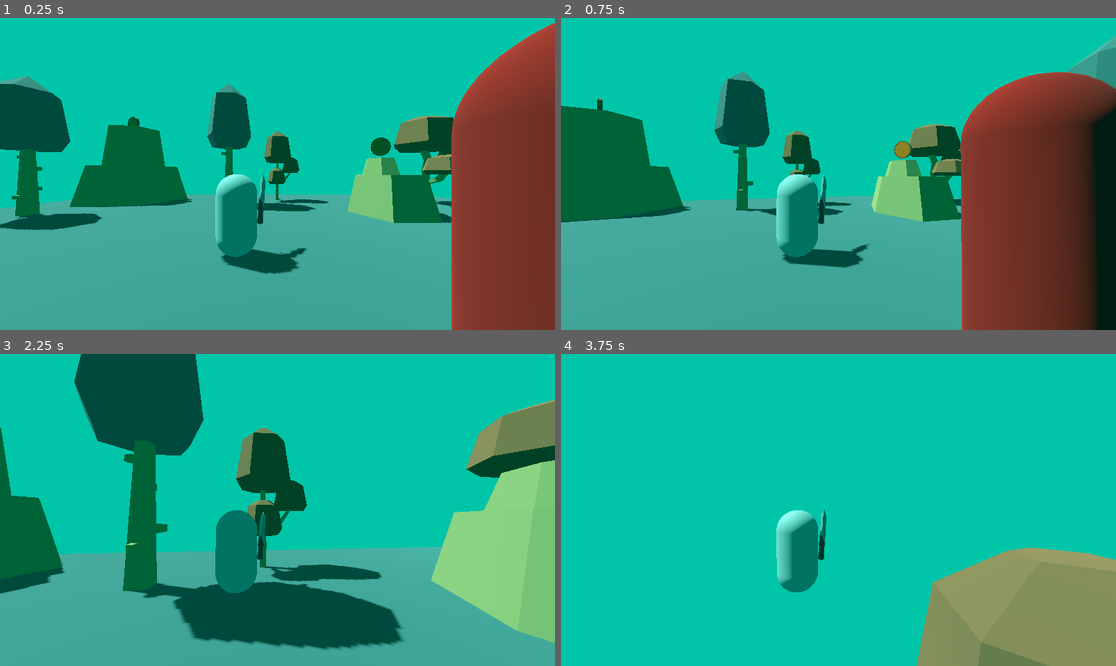
Above: before the commit, frames 1-4 (two rows, left to right).
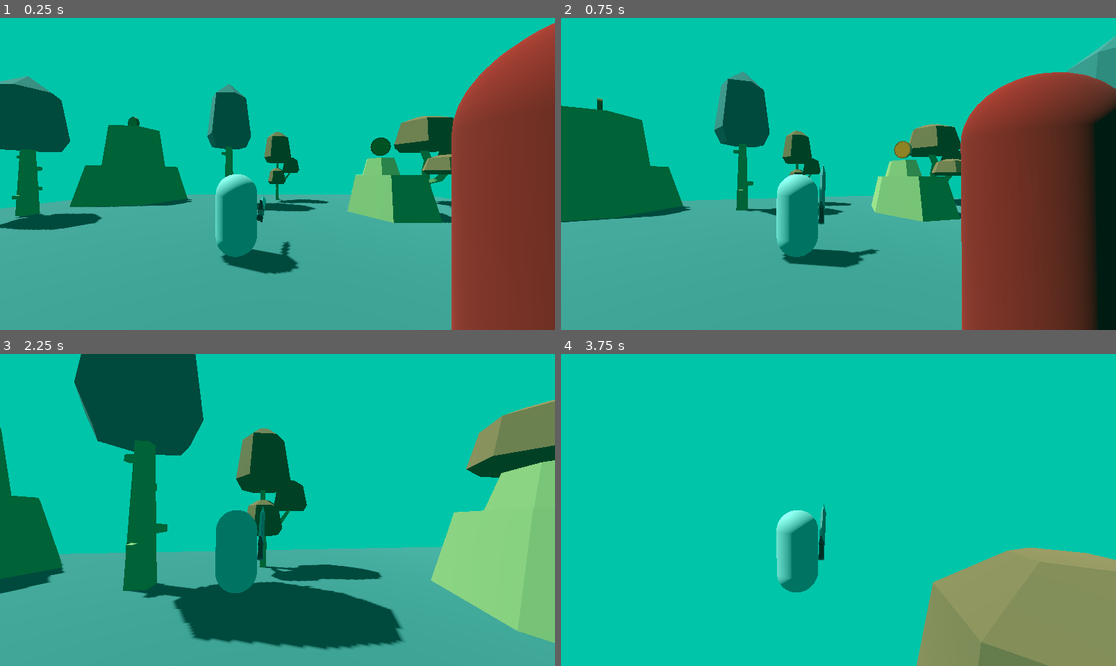
Above: after the commit, the same moments.

Repository: TheJohanLab/Godot3DRPG
Game: Godot game, scene res://main_scene.tscn
Two runs of this game, one before a commit and one after it. Both use one fixed random seed, a clock stepped at 60 frames per second and the inputs below.
Inputs (mouse positions are in pixels of both pictures, inside the frame that each line leads up to):
- Up to frame 1 (0.25 s): no input
- Up to frame 2 (0.75 s): move the mouse to (866, 174) at 0.52 s; hold Z (move_forward) from 0.53 s (still down); click (866, 174) at 0.6 s
- Up to frame 3 (2.25 s): keep holding Z (move_forward); tap Space (jump) at 0.77, 1.52 s; move the mouse to (249, 510) at 1.27 s; click (249, 510) at 1.35 s; move the mouse to (288, 503) at 2.02 s; click (288, 503) at 2.1 s
- Up to frame 4 (3.75 s): keep holding Z (move_forward); move the mouse to (832, 516) at 2.77 s; click (832, 516) at 2.85 s; tap Space (jump) at 3.02 s; move the mouse to (877, 513) at 3.52 s; click (877, 513) at 3.6 s

The runs differ from the first frame. In frame 1, 0.2% of the frame differs, in the area x 46-56%, y 50-77%; in frame 2, 0.2%; in frame 3, less than 0.1%; in frame 4, less than 0.1%.

Commit message:
Add player's attack

Diff:
--- a/player.gd
+++ b/player.gd
@@ -17,6 +17,12 @@
 
 @onready var camera = get_node("CameraOrbit")
 @onready var attackRayCast = get_node("AttackRayCast")
+@onready var swordAnim = get_node("WeaponHolder/SwordAnimator")
+
+func _process(delta):
+	if Input.is_action_just_pressed("attack"):
+		tryAttack()
+
 
 #called every physics step (60 times a seconde)
 func _physics_process(delta):
@@ -48,7 +54,6 @@
 	if Input.is_action_pressed("jump") and is_on_floor():
 		vel.y = jumpForce
 
-
 	#move along the current veolcity
 	velocity = vel
 	move_and_slide()
@@ -61,5 +66,17 @@
 	if currHp <= 0:
 		die()
 
+func tryAttack():
+	if Time.get_ticks_msec() - lastAttackTime < attackRate * 1000:
+		return
+
+	lastAttackTime = Time.get_ticks_msec()
+	swordAnim.stop()
+	swordAnim.play("attack")
+
+	if attackRayCast.is_colliding():
+		if attackRayCast.get_collider().has_method("takeDamage"):
+			attackRayCast.get_collider().takeDamage(damage)
+
 func die():
 	get_tree().reload_current_scene()
--- a/player.tscn
+++ b/player.tscn
@@ -7,6 +7,43 @@
 [sub_resource type="CapsuleMesh" id="CapsuleMesh_8kl5w"]
 
 [sub_resource type="CapsuleShape3D" id="CapsuleShape3D_ka3ny"]
+
+[sub_resource type="Animation" id="Animation_nd1fi"]
+resource_name = "attack"
+step = 0.0333333
+tracks/0/type = "value"
+tracks/0/imported = false
+tracks/0/enabled = true
+tracks/0/path = NodePath("WeaponHolder:rotation")
+tracks/0/interp = 1
+tracks/0/loop_wrap = true
+tracks/0/keys = {
+"times": PackedFloat32Array(0, 0.1001, 0.2, 0.3, 0.366667),
+"transitions": PackedFloat32Array(1, 1, 1, 1, 1),
+"update": 0,
+"values": [Vector3(0, 0, 0), Vector3(-0.349066, 0, 0), Vector3(0.872665, 0, 0), Vector3(0.349066, 0, 0), Vector3(0, 0, 0)]
+}
+
+[sub_resource type="Animation" id="Animation_u0yil"]
+length = 0.001
+tracks/0/type = "value"
+tracks/0/imported = false
+tracks/0/enabled = true
+tracks/0/path = NodePath("WeaponHolder:rotation")
+tracks/0/interp = 1
+tracks/0/loop_wrap = true
+tracks/0/keys = {
+"times": PackedFloat32Array(0),
+"transitions": PackedFloat32Array(1),
+"update": 0,
+"values": [Vector3(0.602139, 0, 0)]
+}
+
+[sub_resource type="AnimationLibrary" id="AnimationLibrary_5pfk8"]
+_data = {
+"RESET": SubResource("Animation_u0yil"),
+"attack": SubResource("Animation_nd1fi")
+}
 
 [node name="Player" type="CharacterBody3D"]
 script = ExtResource("1_yijrm")
@@ -27,11 +64,17 @@
 transform = Transform3D(-1, 0, -8.74228e-08, 0, 1, 0, 8.74228e-08, 0, -1, -1, 1, -5)
 
 [node name="WeaponHolder" type="Node3D" parent="."]
-transform = Transform3D(1, 0, 0, 0, 1, 0, 0, 0, 1, -0.58, 1, 0.035)
+transform = Transform3D(1, 0, 0, 0, 0.824126, -0.566406, 0, 0.566406, 0.824126, -0.58, 1, 0.035)
 
 [node name="Sword" parent="WeaponHolder" instance=ExtResource("1_o7rwu")]
 transform = Transform3D(-4.63629e-09, 4.63629e-09, 0.15, 0.106066, 0.106066, 0, -0.106066, 0.106066, -6.55671e-09, 0, 0, 0)
 
+[node name="SwordAnimator" type="AnimationPlayer" parent="WeaponHolder"]
+root_node = NodePath("../..")
+libraries = {
+"": SubResource("AnimationLibrary_5pfk8")
+}
+
 [node name="AttackRayCast" type="RayCast3D" parent="."]
 transform = Transform3D(1, 0, 0, 0, 1, 0, 0, 0, 1, -0.3, 1, 0.6)
 target_position = Vector3(0, 0, 1.5)
Not shown: 1 places in player.tscn that only renumber resources
